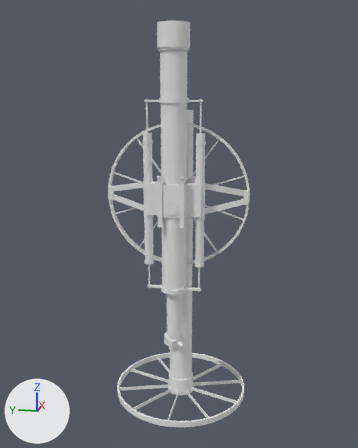
The Blender file lore_and_mythology_experience/assets/models/telescope.blend, before and after one commit.
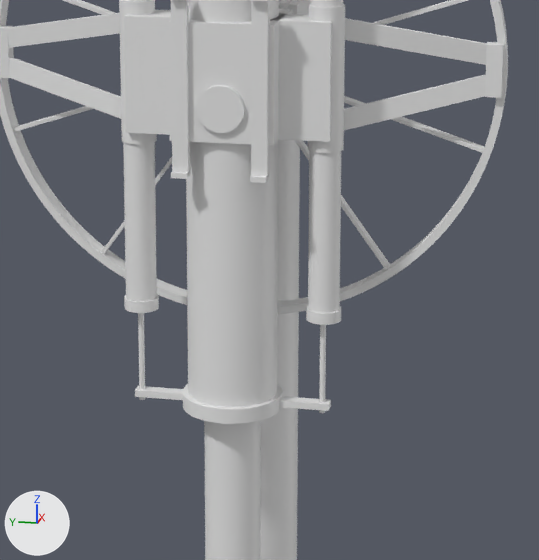
The first picture shows the older version from a 50 mm lens placed at (-23.66, -4.63, 14.91), pointed at (-0.02, 0.1, 9.0). The close-ups show both versions on the part from 31% to 72% of the width and 40% to 74% of the height of that picture; other places that the commit changed are outside them. The lights are fixed; the arrows at lower left show +X, +Y and +Z.

The scene before the commit, as lines of its bpy script (objects in view):
```python
ob_cube_018 = bpy.data.objects.new('Cube.018', me_cube_026)
ob_cube_018.location = (-1.68, 0.0, 6.25)
ob_cube_018.scale = (0.0842, 1.3, -0.0453)
ob_cube_022 = bpy.data.objects.new('Cube.022', me_cube_030)
ob_cube_022.location = (-1.2, 2.24, 11.01)
ob_cube_022.rotation_euler = (-0.183, -0.0541, -0.223)  # degrees (-10, -3.1, -13)
ob_cube_022.scale = (-0.0406, 1.05, -0.129)
ob_cylinder_011 = bpy.data.objects.new('Cylinder.011', me_cylinder_016)
ob_cylinder_011.location = (-1.66, 0.0, 6.25)
ob_cylinder_011.scale = (0.654, 0.654, 0.0999)
ob_cylinder_014 = bpy.data.objects.new('Cylinder.014', me_cylinder_019)
ob_cylinder_014.location = (-1.68, 1.21, 7.5)
ob_cylinder_014.scale = (0.225, 0.225, 0.0752)
ob_cylinder_017 = bpy.data.objects.new('Cylinder.017', me_cylinder_022)
ob_cylinder_017.location = (-1.68, -1.21, 7.5)
ob_cylinder_017.scale = (0.225, 0.225, 0.0752)
ob_cylinder_020 = bpy.data.objects.new('Cylinder.020', me_cylinder_026)
ob_cylinder_020.location = (-1.68, -1.21, 10.6)
ob_cylinder_020.scale = (0.225, 0.225, 0.915)
# also in view: 'Cube.011' at (-0.81, 0.01, 10.59); 'Cube.020' at (-1.67, 0.0, 10.59); 'Cube.012' at (-0.81, 0.01, 10.59); 'Cylinder.002' at (-1.65, 0.0, 12.04); 'Cylinder.005' at (-1.66, 0.0, 5.01)
```
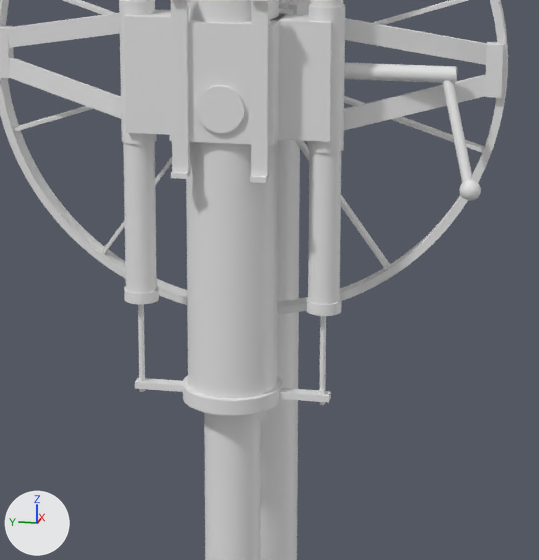
The change, as a diff of the scene's bpy script:
```diff
--- a/lore_and_mythology_experience/assets/models/telescope.blend.py
+++ b/lore_and_mythology_experience/assets/models/telescope.blend.py
@@ me_sphere @@
+me_sphere.from_pydata(...)  # a UV sphere (32 segments, 16 rings, poles along z) spanning x -1.0..1.0, y -1.0..1.0, z -1.0..1.0
@@ ob_cylinder_011 @@
 ob_cylinder_011 = bpy.data.objects.new('Cylinder.011', me_cylinder_016)
-ob_cylinder_011.location = (-1.66, 0.0, 6.25)
+ob_cylinder_011.location = (-1.66, 0.0, 6.37)
 ob_cylinder_011.scale = (0.654, 0.654, 0.0999)
@@ ob_cube_018 @@
 ob_cube_018 = bpy.data.objects.new('Cube.018', me_cube_026)
-ob_cube_018.location = (-1.68, 0.0, 6.25)
+ob_cube_018.location = (-1.68, 0.0, 6.37)
 ob_cube_018.scale = (0.0842, 1.3, -0.0453)
@@ ob_cylinder_014 @@
 ob_cylinder_014 = bpy.data.objects.new('Cylinder.014', me_cylinder_019)
-ob_cylinder_014.location = (-1.68, 1.21, 7.5)
+ob_cylinder_014.location = (-1.68, 1.21, 7.62)
 ob_cylinder_014.scale = (0.225, 0.225, 0.0752)
@@ ob_cylinder_017 @@
 ob_cylinder_017 = bpy.data.objects.new('Cylinder.017', me_cylinder_022)
-ob_cylinder_017.location = (-1.68, -1.21, 7.5)
+ob_cylinder_017.location = (-1.68, -1.21, 7.62)
 ob_cylinder_017.scale = (0.225, 0.225, 0.0752)
@@ ob_sphere @@
+ob_sphere = bpy.data.objects.new('Sphere', me_sphere)
+ob_sphere.location = (-1.86, -3.05, 9.29)
+ob_sphere.scale = (0.132, 0.132, 0.132)
@@ ob_cylinder_022 @@
+ob_cylinder_022 = bpy.data.objects.new('Cylinder.022', me_cylinder_026.copy())  # the mesh of ob_cylinder_020
+ob_cylinder_022.location = (-1.57, -2.85, 9.99)
+ob_cylinder_022.rotation_euler = (2.89, 0.393, 0.0)  # degrees (166, 23, 0)
+ob_cylinder_022.scale = (0.0679, 0.0679, 0.702)
@@ ob_cylinder_021 @@
+ob_cylinder_021 = bpy.data.objects.new('Cylinder.021', me_cylinder_026.copy())  # the mesh of ob_cylinder_020
+ob_cylinder_021.location = (-1.32, -1.71, 10.62)
+ob_cylinder_021.rotation_euler = (1.571, 0.0, 0.0)  # degrees (90, 0, 0)
+ob_cylinder_021.scale = (0.105, 0.105, 1.09)
```

Where the change shows, as pixel boxes [x1, y1, x2, y2] in the close-ups (539 x 560 px):
'Cylinder.011', moved
    before: [183, 384, 282, 424]
    after: [183, 375, 282, 415]
'Cube.018', moved
    before: [135, 386, 331, 411]
    after: [135, 378, 331, 402]
'Cylinder.021', added
    after: [344, 63, 457, 83]
'Cylinder.022', added
    after: [443, 81, 473, 183]
'Cylinder.017', moved
    before: [306, 306, 341, 325]
    after: [307, 298, 342, 316]
'Cylinder.014', moved
    before: [124, 295, 159, 313]
    after: [124, 286, 159, 304]
'Sphere', added
    after: [459, 180, 481, 201]
